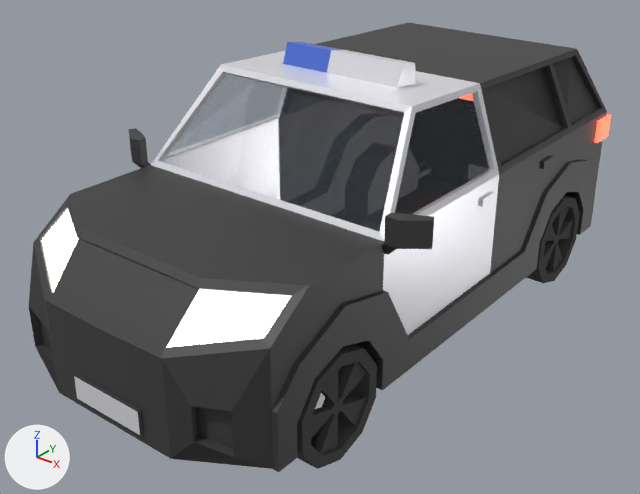
Renders of the glTF model dist/assets/traffic/police_suv.glb from each side of a commit.
Rendered twice from a 50 mm lens placed at (3.95, -5.29, 3.83), pointed at (-0.05, -0.29, 0.73). Arrows for +X, +Y and +Z are at lower left; the lights stay in place. The first picture is the older version. Vertices at exactly the same position are counted once.

Names of what the first picture shows: 'Police SUV', 'Police SUV wheel front left', 'Police SUV wheel rear left'.
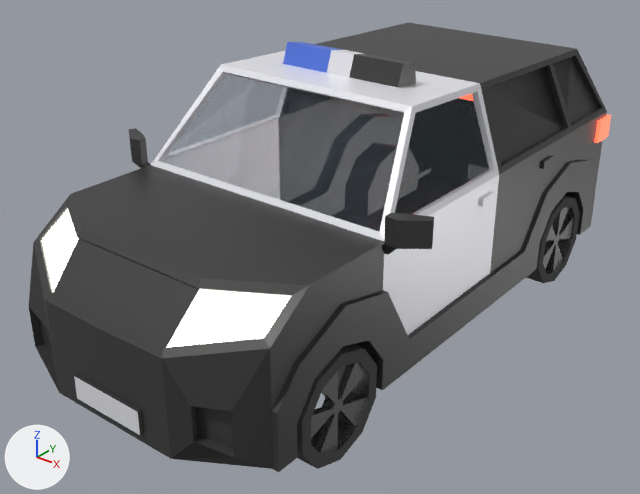
Diff of the bpy script that builds the scene:
```diff
--- a/dist/assets/traffic/police_suv.glb.py
+++ b/dist/assets/traffic/police_suv.glb.py
@@ mat_body @@
 mat_body.metallic = 0.1
+mat_body.roughness = 0.4
@@ mat_body_001 @@
 mat_body_001.base_color = (0.9, 0.9, 0.95)  # white #f3f3f9
-mat_body_001.metallic = 0.3
-mat_body_001.roughness = 0.3
+mat_body_001.metallic = 0.2
+mat_body_001.roughness = 0.4
@@ mat_glass @@
 mat_glass.alpha = 0.2
-mat_glass.transmission_weight = 0.8
+mat_glass.transmission_weight = 0.85
+mat_glass.metallic = 0.1
@@ mat_body_002 @@
 mat_body_002 = principled_material('body.002')
-mat_body_002.base_color = (0.9, 0.9, 0.95)  # white #f3f3f9
+mat_body_002.base_color = (0.05, 0.05, 0.05)  # dark grey #3f3f3f
 mat_body_002.metallic = 0.3
@@ mat_tire_002 @@
 mat_tire_002.base_color = (0.06, 0.06, 0.06)  # dark grey #454545
-mat_tire_002.metallic = 0.1
 mat_tire_002.roughness = 0.95
@@ mat_rim_002 @@
+mat_rim_002 = principled_material('rim.002')
+mat_rim_002.base_color = (0.25, 0.25, 0.25)  # grey #898989
+mat_rim_002.metallic = 0.8
+mat_rim_002.roughness = 0.2
@@ mat_rim @@
+mat_rim = principled_material('rim')
+mat_rim.base_color = (0.25, 0.25, 0.25)  # grey #898989
+mat_rim.metallic = 0.8
+mat_rim.roughness = 0.2
@@ me_cube_111 @@
 me_cube_111.from_pydata(...)  # 80 vertices, 153 faces; spans x 0.814..1.133, y -1.939..-1.158, z 0.0..0.821
 # used by ob_police_suv_wheel_front_left; location = (0.0, 0.0, 0.0)
-me_cube_111.materials.append(mat_tire_001)  # dark grey #454545
+# me_cube_111 part 1: all 93 faces that had it switch from mat_tire (dark grey #454545) to mat_rim (grey #898989)
@@ me_cube_112 @@
 me_cube_112.from_pydata(...)  # 80 vertices, 153 faces; spans x 0.814..1.133, y 1.278..2.059, z 0.0..0.821
 # used by ob_police_suv_wheel_rear_left; location = (0.0, 0.0, 0.0)
-me_cube_112.materials.append(mat_tire_005)  # dark grey #454545
+# me_cube_112 part 2: all 93 faces that had it switch from mat_tire_004 (dark grey #454545) to mat_rim_002 (grey #898989)
+me_cube_112.materials.append(mat_tire_002)  # dark grey #454545
```

Where the change shows, as pixel boxes (x1, y1, x2, y2) in the pictures (640 x 494 px):
'Police SUV', surface changed, recoloured
    both: (142, 45, 604, 349)
part 1 of me_cube_111, recoloured (dark grey to grey)
    both: (311, 362, 370, 456)
part 2 of me_cube_112, recoloured (dark grey to grey)
    both: (543, 207, 575, 273)
